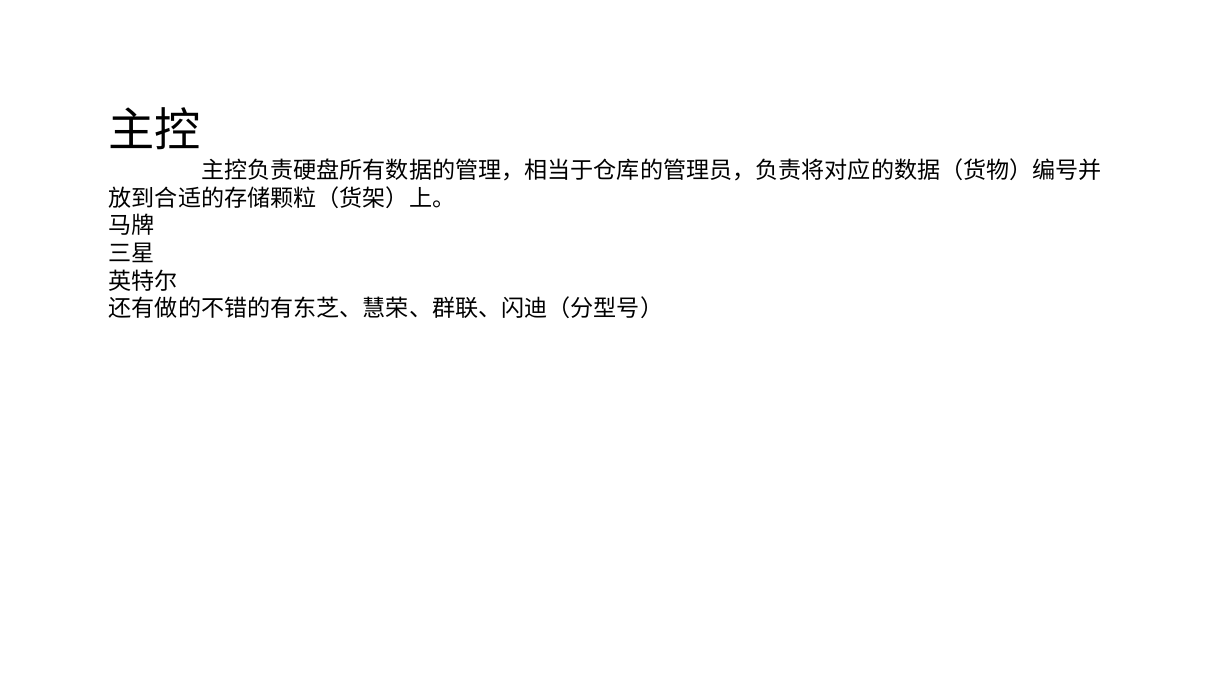
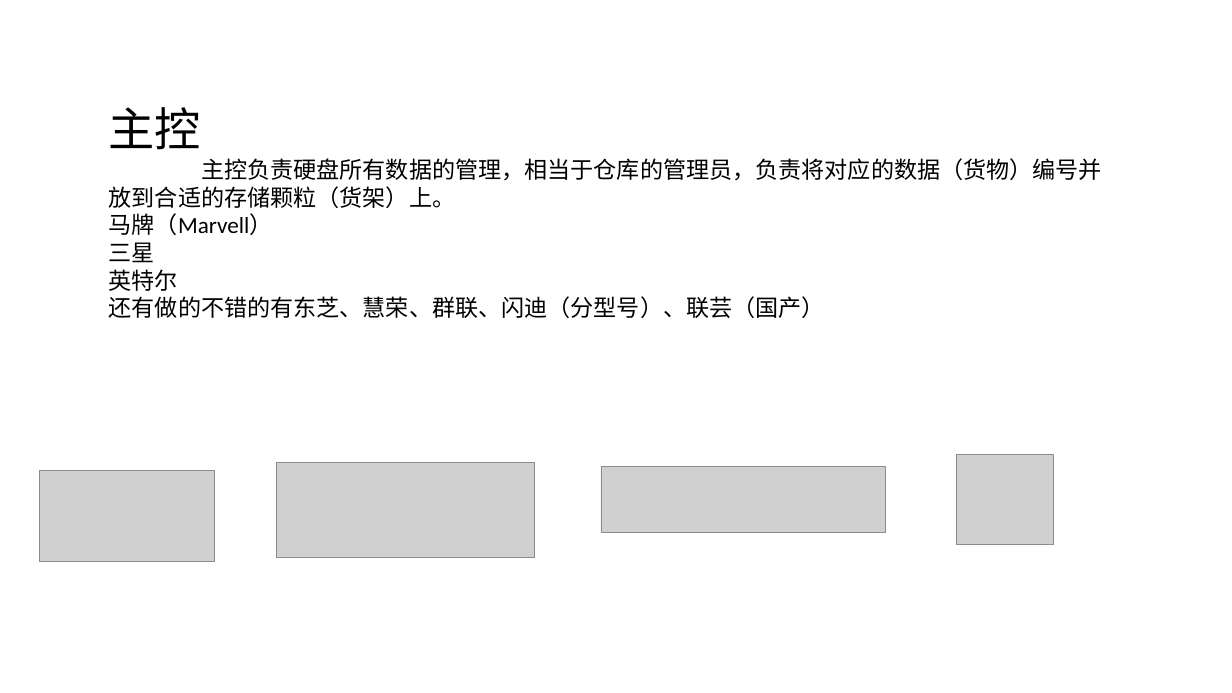
Before and after one commit to 419995258/javaTestList, a slide deck: slide 9 of src/ppt/ssd/SSD固态硬盘.pptx (slide 6 before the commit). Drawn at 1232x693 pixels with LibreOffice and Linux fonts; fonts in the diff are those of the drawing; grey boxes stand for pictures; background and template pictures are left out. Boxes give left, top, right and bottom in pixels: in the first picture for what was removed or moved away, otherwise in the second. Text is boxed around its words. In the diff, an @@ line names an element or a change of style, - is before the commit and + after.

```diff
--- a/src/ppt/ssd/SSD固态硬盘.pptx
+++ b/src/ppt/ssd/SSD固态硬盘.pptx
@@ text at [109, 213, 273, 235]: text changed @@
-马牌
+马牌（Marvell）
@@ text at [109, 296, 825, 318]: text changed @@
-还有做的不错的有东芝、慧荣、群联、闪迪（分型号）
+还有做的不错的有东芝、慧荣、群联、闪迪（分型号）、联芸（国产）
@@ picture added at [40, 470, 214, 562] @@
@@ picture added at [277, 462, 535, 557] @@
@@ picture added at [601, 467, 885, 532] @@
@@ picture added at [957, 454, 1054, 544] @@
```
Also in this commit, not shown: 3 other slides changed, 3 slides added, 9 other files.
